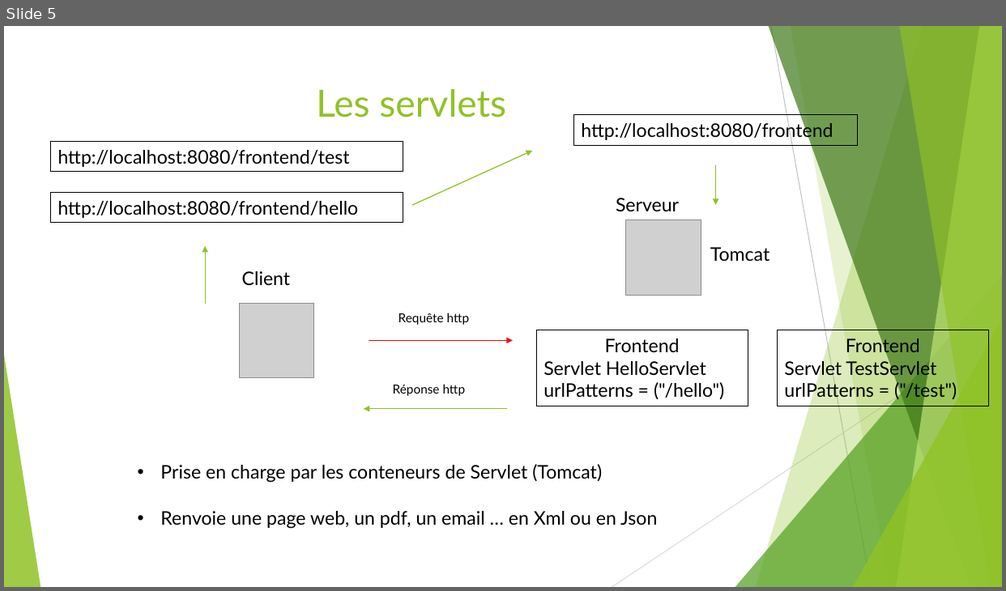
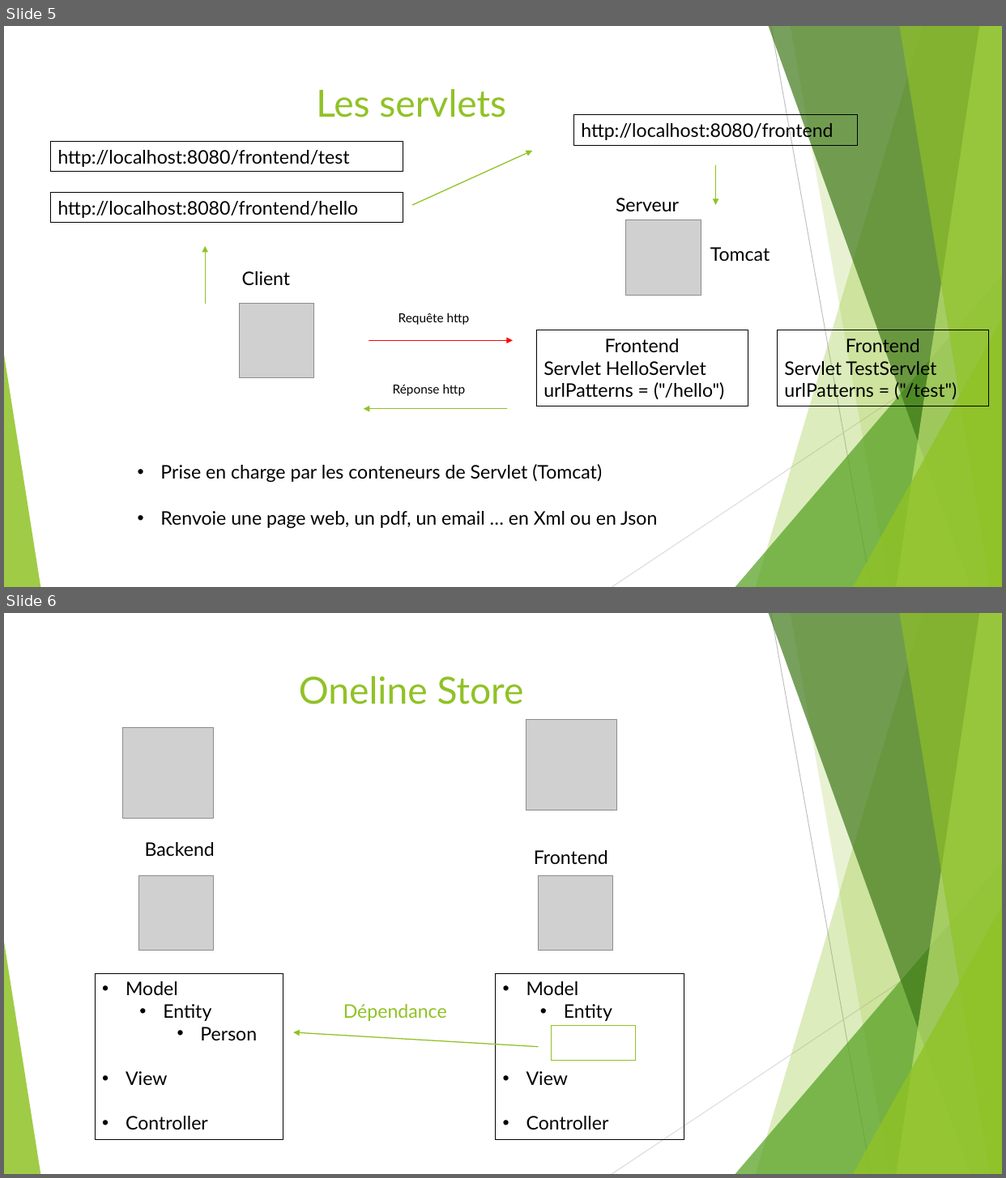
Before and after one commit to Ramm759/RepoGitAfpa, a slide deck: cours/Jee/Java Jee.pptx. Shown one above the other, each under a label of ours: slide 5 before the commit, slides 5 and 6 after it. The pictures are 1006x591 and 1006x1178 pixels, drawn with LibreOffice and Linux fonts; fonts in the diff are those of the drawing; grey boxes stand for pictures. Boxes give left, top, right and bottom in pixels: in the first picture for what was removed or moved away, otherwise in the second. Text is boxed around its words. In the diff, an @@ line names an element or a change of style, - is before the commit and + after.

```diff
--- a/cours/Jee/Java Jee.pptx
+++ b/cours/Jee/Java Jee.pptx
@@ slide 6 added at box(4, 613, 1002, 1174), background #FFFFFF; not listed: 10 template elements that a slide beside it also shows @@
@@ title added at box(299, 676, 524, 705), 36 pt, text #90C226 @@
+Oneline Store
@@ picture added at box(122, 727, 213, 818) @@
@@ picture added at box(526, 720, 617, 811) @@
@@ text added at box(145, 842, 215, 856), 18 pt, text #000000 @@
+Backend
@@ text added at box(534, 850, 608, 864), 18 pt, text #000000 @@
+Frontend
@@ picture added at box(138, 875, 214, 951) @@
@@ picture added at box(538, 875, 612, 951) @@
@@ rectangle added at box(95, 973, 283, 1140), outline #000000 0.75 pt, 18 pt, text #000000 @@
+• Model
+  • Entity
+    • Person
+• View
+• Controller
@@ rectangle added at box(496, 973, 684, 1140), outline #000000 0.75 pt, 18 pt, text #000000 @@
+• Model
+  • Entity
+• View
+• Controller
@@ text added at box(343, 1004, 447, 1021), 18 pt, text #90C226 @@
+Dépendance
@@ arrow added from (538, 1047) to (294, 1033), #90C226 1 pt @@
@@ rectangle added at box(552, 1026, 635, 1061), outline #90C226 0.75 pt @@
```
Also in this commit, not shown: 44 other files.
